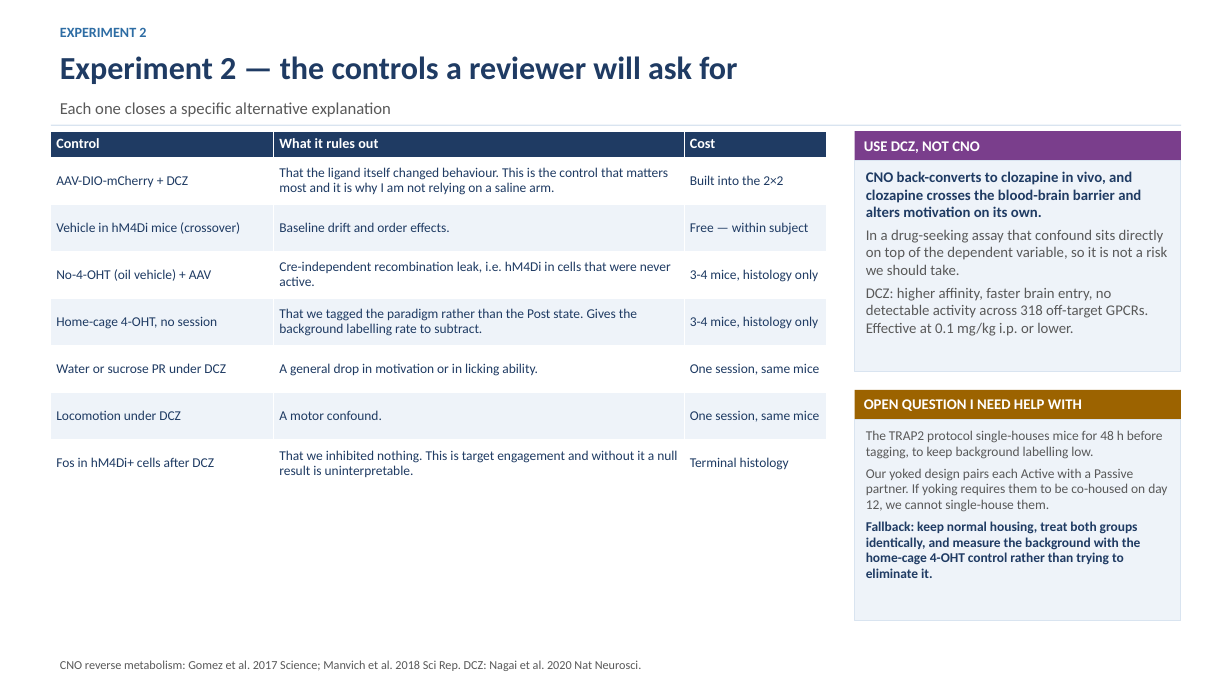
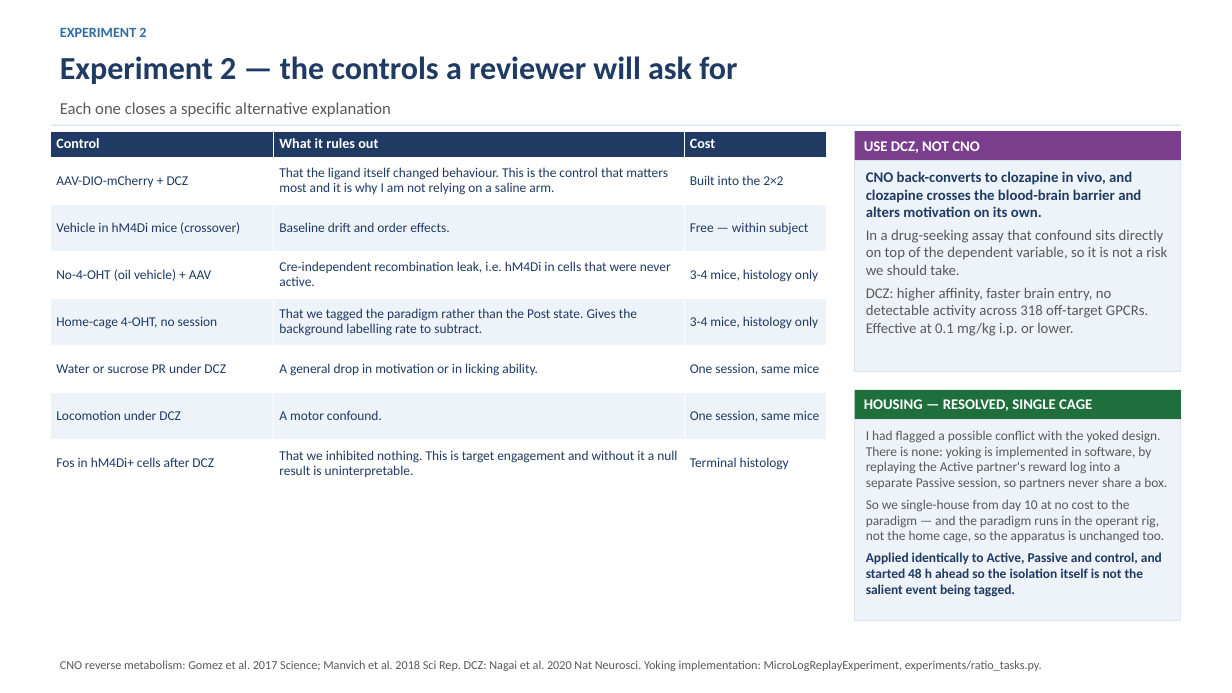
Before and after one commit to limserenahansol/Genelist_analysis_WMB, a slide deck: slide 12 of outputs/NextPhase_Plan_ORBm_BMAp_TRAP.pptx. Drawn at 1232x693 pixels with LibreOffice and Linux fonts; fonts in the diff are those of the drawing. Boxes give left, top, right and bottom in pixels: in the first picture for what was removed or moved away, otherwise in the second. Text is boxed around its words. In the diff, an @@ line names an element or a change of style, - is before the commit and + after.

```diff
--- a/outputs/NextPhase_Plan_ORBm_BMAp_TRAP.pptx
+++ b/outputs/NextPhase_Plan_ORBm_BMAp_TRAP.pptx
@@ rectangle "HOUSING — RESOLVED, SINGLE CAGE" at [855,390,1181,420]: fill #9C6300 to #1E6F3C @@
@@ text in rectangle at [864,399,1092,411]: text changed @@
-OPEN QUESTION I NEED HELP WITH
+HOUSING — RESOLVED, SINGLE CAGE
@@ text in rectangle at [866,430,1167,597]: text changed @@
-The TRAP2 protocol single-houses mice for 48 h before tagging, to keep background labelling low.
-Our yoked design pairs each Active with a Passive partner. If yoking requires them to be co-housed on day 12, we cannot single-house them.
-Fallback: keep normal housing, treat both groups identically, and measure the background with the home-cage 4-OHT control rather than trying to eliminate it.
+I had flagged a possible conflict with the yoked design. There is none: yoking is implemented in software, by replaying the Active partner's reward log into a separate Passive session, so partners never share a box.
+So we single-house from day 10 at no cost to the paradigm — and the paradigm runs in the operant rig, not the home cage, so the apparatus is unchanged too.
+Applied identically to Active, Passive and control, and started 48 h ahead so the isolation itself is not the salient event being tagged.
@@ text at [60,660,1042,671]: text changed @@
-CNO reverse metabolism: Gomez et al. 2017 Science; Manvich et al. 2018 Sci Rep. DCZ: Nagai et al. 2020 Nat Neurosci.
+CNO reverse metabolism: Gomez et al. 2017 Science; Manvich et al. 2018 Sci Rep. DCZ: Nagai et al. 2020 Nat Neurosci. Yoking implementation: MicroLogReplayExperiment, experiments/ratio_tasks.py.
```
Also in this commit, not shown: 7 other slides changed, 1 slide added, 8 other files.
